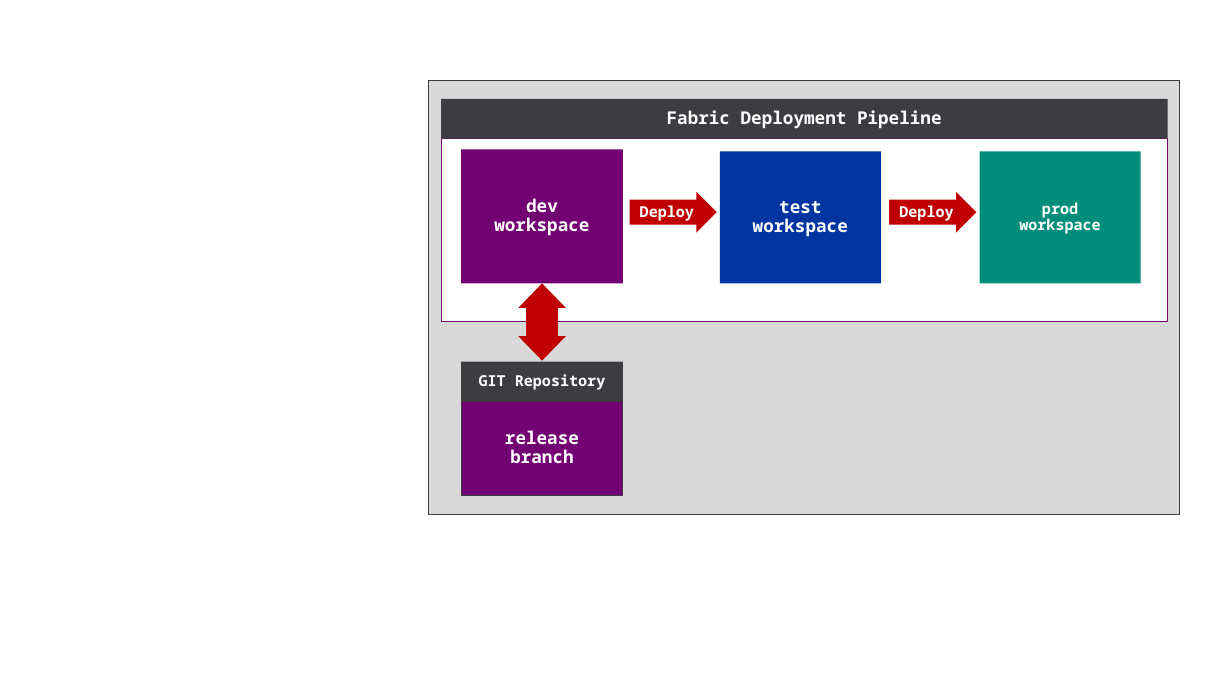
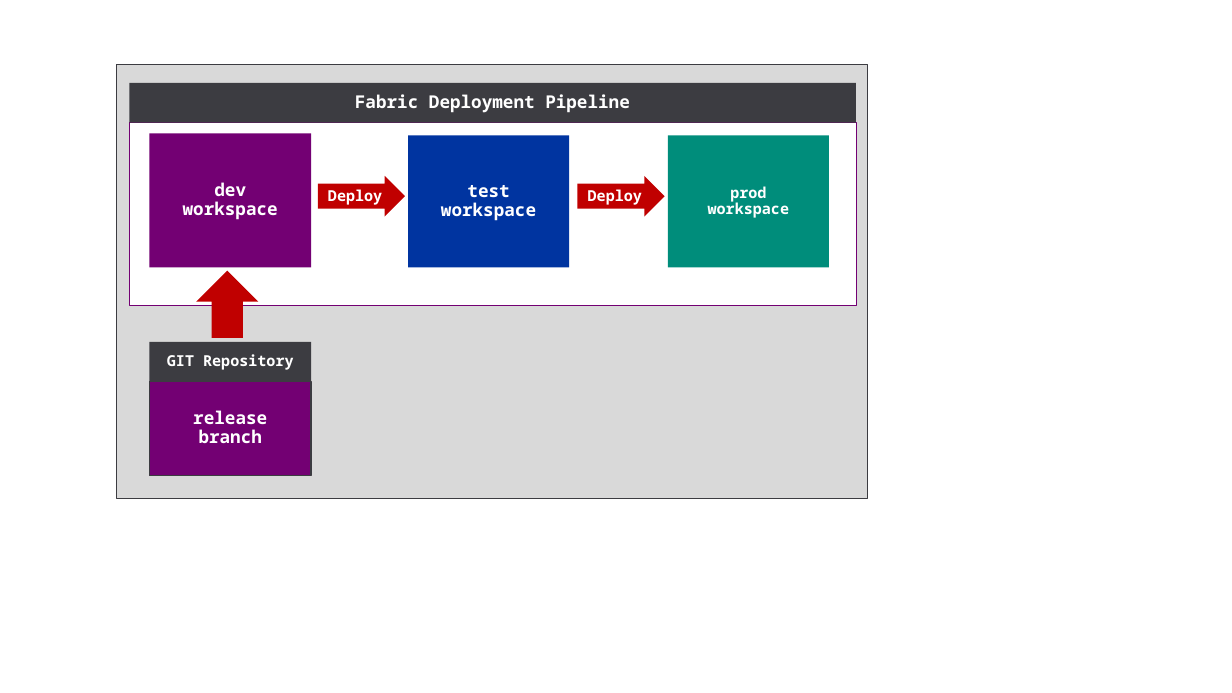
Before and after one commit to FabricDevCamp/fabric-cicd-whitepaper, a slide deck: slide 25 of Part 1 - Overview of Fabric CICD.pptx (slide 23 before the commit). Drawn at 1232x693 pixels with LibreOffice and Linux fonts; fonts in the diff are those of the drawing. Boxes give left, top, right and bottom in pixels: in the first picture for what was removed or moved away, otherwise in the second. Text is boxed around its words. In the diff, an @@ line names an element or a change of style, - is before the commit and + after.

```diff
--- a/Part 1 - Overview of Fabric CICD.pptx
+++ b/Part 1 - Overview of Fabric CICD.pptx
@@ 6 rectangles, 2 right arrows: place and size @@
-6 rectangles, 2 right arrows at [428,80,1179,514]
+6 rectangles, 2 right arrows at [117,64,868,498]
@@ up arrow at [197,271,259,338]: left right arrow to up arrow; rotation 90 to 0 degrees @@
@@ rectangle "GIT Repository": place and size @@
-rectangle "GIT Repository" at [461,361,623,401]
+rectangle "GIT Repository" at [149,342,312,381]
@@ rectangle "release": place and size @@
-rectangle "release" at [461,401,623,496]
+rectangle "release" at [149,381,312,476]
```
Also in this commit, not shown: 7 other slides changed, 7 slides added, 4 slides removed, 1 other file.
